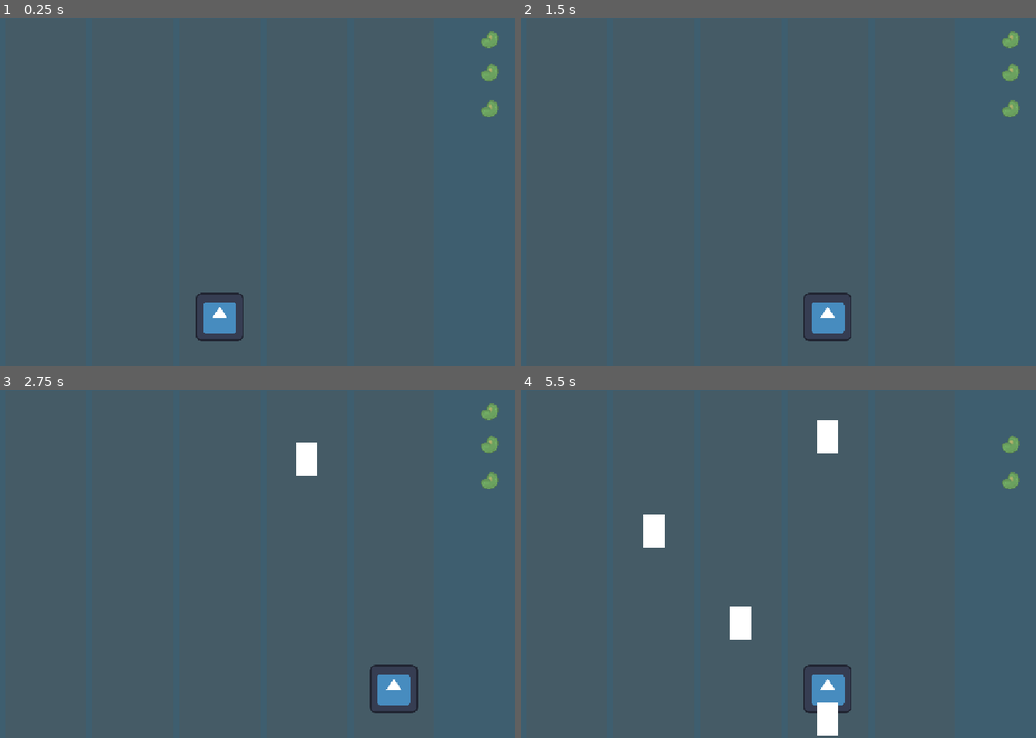
Above: before the commit, frames 1-4 (two rows, left to right).
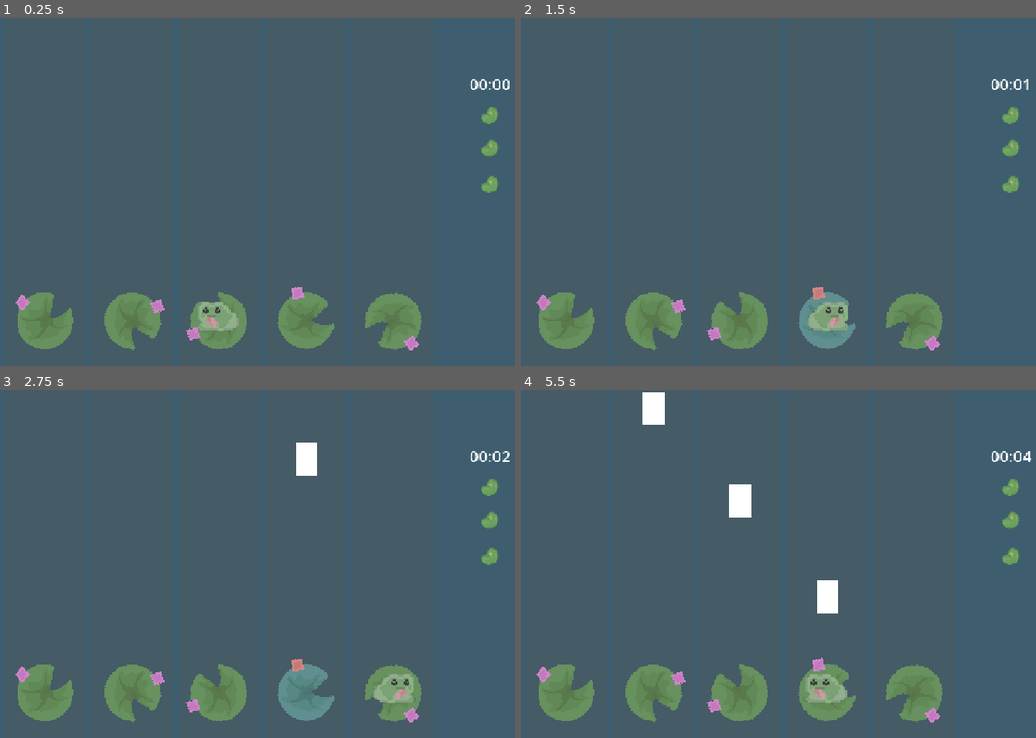
Above: after the commit, the same moments.

Repository: NK-1-10/hoppy-frog
Game: Godot game, scene res://game/game.tscn
The game is run twice, just before and just after one commit, with the same random seed, the same clock (stepped at 60 frames per second) and the same inputs. This scene is started directly instead of the project's main scene. The engine's default icon, where the game draws it, is replaced by a stand-in: a white triangle on a blue panel in a dark square.
Inputs (mouse positions are in pixels of both pictures, inside the frame that each line leads up to):
- Up to frame 1 (0.25 s): no input
- Up to frame 2 (1.5 s): tap Enter at 0.5 s; move the mouse to (891, 174) at 0.52 s; hold Right (ui_right) 0.53-1.28 s; tap Alt at 0.6 s; click (891, 174) at 0.67 s; move the mouse to (634, 209) at 1.27 s; hold Down from 1.28 s (still down); tap Shift at 1.35 s
- Up to frame 3 (2.75 s): move the mouse to (298, 487) at 2.02 s; release Down at 2.03 s; hold Right (ui_right) from 2.03 s (still down); tap Alt at 2.1 s
- Up to frame 4 (5.5 s): move the mouse to (727, 633) at 2.77 s; release Right (ui_right) at 2.78 s; hold Up 2.78-3.53 s; tap Shift at 2.85, 4.35 s; click (727, 633) at 2.92 s; move the mouse to (943, 616) at 3.52 s; hold Left (ui_left) 3.53-5.03 s; tap Alt at 3.6, 5.1 s; tap P (pause, bound only after the commit) at 4.15 s; move the mouse to (572, 511) at 4.27 s; move the mouse to (788, 564) at 5.02 s; hold Down from 5.03 s (still down); click (788, 564) at 5.17 s

The runs differ from the first frame. In frame 1, 7.4% of the frame differs, in the area x 3-99%, y 3-96%; in frame 2, 7.3%; in frame 3, 7.4%; in frame 4, 9.8%, in the area x 3-100%, y 0-100%.

Commit message:
basic requierments added
added screen shake, invincability after hit, pause menu aswell as frog jumping and lilypad assets

Diff:
--- /dev/null
+++ b/game/camera_2d.gd
@@ -0,0 +1,17 @@
+extends Camera2D
+
+var shake = 0
+var decay = 30
+
+func _ready() -> void:
+	Signals.landed.connect(add_shake)
+
+func add_shake():
+	shake = 1
+
+func _process(delta):
+	if shake > 0:
+		offset = Vector2(randf_range(-shake, shake), randf_range(-shake, shake))
+		shake = max(shake - decay * delta, 0)
+	else:
+		offset = Vector2.ZERO
--- a/game/game.gd
+++ b/game/game.gd
@@ -10,7 +10,10 @@
 @onready var death_screen = $ui/death/ColorRect
 @onready var r = $ui/death/Button
 
+
+
 func _ready() -> void:
+	Global.playing = true
 	Signals.hp.connect(heartChange)
 	h1.visible = true; h2.visible = true; h3.visible = true
 	death_screen.visible = false
--- a/game/game.tscn
+++ b/game/game.tscn
@@ -2,14 +2,48 @@
 
 [ext_resource type="PackedScene" uid="uid://iatpoa1awkpa" path="res://objects/frog.tscn" id="1_l1rk1"]
 [ext_resource type="Script" uid="uid://5jk5p7ctqku4" path="res://game/game.gd" id="1_vasa2"]
+[ext_resource type="Script" uid="uid://cbnypo7cuohk" path="res://game/ui.gd" id="2_j8tme"]
 [ext_resource type="Texture2D" uid="uid://xg6h4vl0f338" path="res://assets/bean.PNG" id="3_h7iqs"]
+[ext_resource type="Script" uid="uid://daaydhql1ip24" path="res://game/pads.gd" id="3_l8g03"]
+[ext_resource type="Script" uid="uid://if73iw7vb72t" path="res://game/pause.gd" id="4_3vho3"]
+[ext_resource type="Texture2D" uid="uid://5ktaeyb5qt2k" path="res://assets/zala l.PNG" id="4_y36n6"]
+[ext_resource type="Texture2D" uid="uid://7bbdsky5p4h0" path="res://assets/blue l.PNG" id="5_l8g03"]
+[ext_resource type="Texture2D" uid="uid://bhi3ymi04ng8x" path="res://assets/purple l.PNG" id="6_j8tme"]
+[ext_resource type="Texture2D" uid="uid://cy8mnfpd6fdi0" path="res://assets/pink l.PNG" id="7_3vho3"]
+[ext_resource type="Texture2D" uid="uid://gf24iw3gpm25" path="res://assets/red l.PNG" id="8_qf6n1"]
+[ext_resource type="Script" uid="uid://bx6hdpe1kkhv0" path="res://game/camera_2d.gd" id="12_qf6n1"]
+
+[sub_resource type="SpriteFrames" id="SpriteFrames_vsp63"]
+animations = [{
+"frames": [{
+"duration": 1.0,
+"texture": ExtResource("4_y36n6")
+}, {
+"duration": 1.0,
+"texture": ExtResource("5_l8g03")
+}, {
+"duration": 1.0,
+"texture": ExtResource("6_j8tme")
+}, {
+"duration": 1.0,
+"texture": ExtResource("7_3vho3")
+}, {
+"duration": 1.0,
+"texture": ExtResource("8_qf6n1")
+}],
+"loop": true,
+"name": &"default",
+"speed": 5.0
+}]
 
 [node name="game" type="Node2D" unique_id=264259709]
 script = ExtResource("1_vasa2")
 
 [node name="ColorRect" type="ColorRect" parent="." unique_id=389525048]
-offset_right = 1152.0
-offset_bottom = 648.0
+offset_left = -69.0
+offset_top = -57.0
+offset_right = 1238.0
+offset_bottom = 731.0
 color = Color(0.24228424, 0.36943075, 0.43667513, 1)
 
 [node name="lanes" type="HBoxContainer" parent="." unique_id=574115246]
@@ -75,28 +109,26 @@
 [node name="lane" type="Marker2D" parent="lanes/five" unique_id=423488480]
 position = Vector2(75, 555)
 
-[node name="frog" parent="." unique_id=403759129 instance=ExtResource("1_l1rk1")]
-position = Vector2(546, 557.00006)
-scale = Vector2(0.7, 0.7)
-
 [node name="addCar" type="Timer" parent="." unique_id=2023098942]
 autostart = true
 
 [node name="ui" type="CanvasLayer" parent="." unique_id=1876907931]
+script = ExtResource("2_j8tme")
 
 [node name="Bean" type="Sprite2D" parent="ui" unique_id=1830566693]
-position = Vector2(1048, 40)
+position = Vector2(1048, 181)
 texture = ExtResource("3_h7iqs")
 
 [node name="Bean2" type="Sprite2D" parent="ui" unique_id=1230219878]
-position = Vector2(1048, 101)
+position = Vector2(1048, 242)
 texture = ExtResource("3_h7iqs")
 
 [node name="Bean3" type="Sprite2D" parent="ui" unique_id=1825888926]
-position = Vector2(1048, 169)
+position = Vector2(1048, 310)
 texture = ExtResource("3_h7iqs")
 
 [node name="death" type="Node2D" parent="ui" unique_id=2026537542]
+visible = false
 
 [node name="ColorRect" type="ColorRect" parent="ui/death" unique_id=156127788]
 offset_right = 1153.0
@@ -117,5 +149,62 @@
 theme_override_font_sizes/font_size = 50
 text = "Restart"
 
+[node name="tim" type="Label" parent="ui" unique_id=127678025]
+offset_left = 1011.0
+offset_top = 101.0
+offset_right = 1088.0
+offset_bottom = 143.0
+theme_override_font_sizes/font_size = 30
+text = "00:00"
+
+[node name="pause" type="Control" parent="ui" unique_id=2143695761]
+process_mode = 3
+layout_mode = 3
+anchors_preset = 0
+offset_right = 40.0
+offset_bottom = 40.0
+script = ExtResource("4_3vho3")
+
+[node name="pads" type="Node2D" parent="." unique_id=1079923828]
+position = Vector2(0, 8)
+script = ExtResource("3_l8g03")
+
+[node name="first" type="AnimatedSprite2D" parent="pads" unique_id=515834726]
+position = Vector2(229, 557)
+scale = Vector2(2, 2)
+sprite_frames = SubResource("SpriteFrames_vsp63")
+
+[node name="second" type="AnimatedSprite2D" parent="pads" unique_id=806841163]
+position = Vector2(381, 557)
+rotation = 1.9434206
+scale = Vector2(2, 2)
+sprite_frames = SubResource("SpriteFrames_vsp63")
+
+[node name="third" type="AnimatedSprite2D" parent="pads" unique_id=1803596304]
+position = Vector2(546, 557)
+rotation = -1.1408248
+scale = Vector2(2, 2)
+sprite_frames = SubResource("SpriteFrames_vsp63")
+
+[node name="forth" type="AnimatedSprite2D" parent="pads" unique_id=726652831]
+position = Vector2(704.9079, 557)
+rotation = 0.5953311
+scale = Vector2(2, 2)
+sprite_frames = SubResource("SpriteFrames_vsp63")
+
+[node name="fifth" type="AnimatedSprite2D" parent="pads" unique_id=816344992]
+position = Vector2(869.9079, 557)
+rotation = -2.9316611
+scale = Vector2(2, 2)
+sprite_frames = SubResource("SpriteFrames_vsp63")
+
+[node name="frog" parent="." unique_id=403759129 instance=ExtResource("1_l1rk1")]
+position = Vector2(546, 557.00006)
+scale = Vector2(0.7, 0.7)
+
+[node name="Camera2D" type="Camera2D" parent="." unique_id=1149231079]
+position = Vector2(577, 325)
+script = ExtResource("12_qf6n1")
+
 [connection signal="timeout" from="addCar" to="." method="_on_add_car_timeout"]
 [connection signal="pressed" from="ui/death/Button" to="." method="_on_button_pressed"]
--- a/game/global.gd
+++ b/game/global.gd
@@ -2,6 +2,8 @@
 var hearts = 3
 var speed = 350
 var currentx = 546
+var time = 0
+var playing = false
 
 func _ready() -> void:
 
--- /dev/null
+++ b/game/pads.gd
@@ -0,0 +1,33 @@
+extends Node2D
+@onready var lilies = [$first, $second, $third, $forth, $fifth]
+var locations = [222,384, 546,708, 870 ]
+
+func _ready() -> void:
+	Signals.landed.connect(change)
+	for n in 5:
+		lilies[n].frame = 0
+		lilies[n].position.x = locations[n]
+
+func _process(delta: float) -> void:
+	pass
+
+func change():
+	var roll = randi_range(1,5)
+	var pos = $"../frog".position.x
+	var pad
+	for n in 5:
+		if pos == locations[n]:
+			pad = lilies[n]
+	if  roll == 2 || roll == 4:
+		pad.frame = 0
+		bobble(pad)
+	else:
+		var r = randi_range(1, 4)
+		pad.frame = r
+		bobble(pad)
+
+
+func bobble(pad):
+	var tween = create_tween()
+	tween.tween_property(pad, "scale", Vector2(2.15, 2.15), 0.08).set_ease(Tween.EASE_OUT)
+	tween.tween_property(pad, "scale", Vector2(2, 2), 0.08).set_trans(Tween.TRANS_ELASTIC).set_ease(Tween.EASE_OUT)
--- /dev/null
+++ b/game/pause.gd
@@ -0,0 +1,10 @@
+extends Control
+var paused = false
+
+func _ready() -> void:
+	paused = false
+
+func _process(delta: float) -> void:
+	if Input.is_action_just_pressed("pause") and Global.hearts > 0:
+		get_tree().paused = !get_tree().paused
+		visible = get_tree().paused
--- a/game/signals.gd
+++ b/game/signals.gd
@@ -1,3 +1,4 @@
 extends Node
 
 signal hp()
+signal landed(where)
--- /dev/null
+++ b/game/ui.gd
@@ -0,0 +1,17 @@
+extends CanvasLayer
+
+@onready var time = $tim
+var min = 0 ; var sec = 0
+
+func _ready() -> void:
+	Global.time = 0
+	min = 0 ; sec = 0
+
+func _process(delta: float) -> void:
+	if Global.playing:
+		Global.time += delta
+		update_time()
+
+func update_time():
+	var total = int(Global.time)
+	time.text = "%02d:%02d" % [total / 60, total % 60]
--- a/objects/frog.gd
+++ b/objects/frog.gd
@@ -1,7 +1,8 @@
 extends CharacterBody2D
 @onready var frog = $"."
 var moving = false
-
+var can_hurt = true
+var stunned = false
 
 var y = 557
 
@@ -10,19 +11,25 @@
 
 
 func _physics_process(delta: float) -> void:
-	if Input.is_action_just_pressed("ui_right") and not moving:
+	if Input.is_action_just_pressed("ui_right") and not moving and not stunned:
 		if Global.currentx == 870:
 			return
-		else: jump("right")
-	elif Input.is_action_just_pressed("ui_left") and not moving:
+		else:
+			jump("right")
+			$Sprite2D.flip_h = true
+	elif Input.is_action_just_pressed("ui_left") and not moving and not stunned:
 		if Global.currentx == 222:
 			return
-		else: jump("left")
+		else:
+			jump("left")
+			$Sprite2D.flip_h = false
+
 
 
 func jump(where):
 	moving = true
-	var height = -30
+	$Sprite2D.frame = 1
+	var height = -40
 	var how_much
 	var s = 162
 	if where == "right":
@@ -35,11 +42,21 @@
 	tween.tween_property(self, "position:x", Global.currentx , 0.5)
 	tween2.tween_property(self, "position:y", y, 0.25)
 	await tween.finished
+	$Sprite2D.frame = 0
+	print(Global.currentx)
+	Signals.landed.emit()
 	moving = false
 
 
-
-
 func _on_area_2d_body_entered(body: Node2D) -> void:
-	if body.is_in_group("avoidable"):
+	if body.is_in_group("avoidable") and can_hurt and not stunned:
 		Global.Loosehearts()
+		can_hurt = false
+		stunned= true
+		for i in 6:
+			self.visible = false
+			await get_tree().create_timer(0.08).timeout
+			self.visible = true
+			await get_tree().create_timer(0.08).timeout
+		can_hurt = true
+		stunned= false
--- a/objects/frog.tscn
+++ b/objects/frog.tscn
@@ -1,10 +1,25 @@
 [gd_scene format=3 uid="uid://iatpoa1awkpa"]
 
-[ext_resource type="Texture2D" uid="uid://do287rx7v6vl2" path="res://icon.svg" id="1_bavf7"]
 [ext_resource type="Script" uid="uid://b1trturqktayn" path="res://objects/frog.gd" id="1_vnw7q"]
+[ext_resource type="Texture2D" uid="uid://dhkxpfkkg3efr" path="res://assets/still.PNG" id="2_yxo3l"]
+[ext_resource type="Texture2D" uid="uid://b3ve05028u5c8" path="res://assets/leciens.PNG" id="3_3htcn"]
 
-[sub_resource type="RectangleShape2D" id="RectangleShape2D_vnw7q"]
-size = Vector2(127, 127)
+[sub_resource type="SpriteFrames" id="SpriteFrames_3t4by"]
+animations = [{
+"frames": [{
+"duration": 1.0,
+"texture": ExtResource("2_yxo3l")
+}, {
+"duration": 1.0,
+"texture": ExtResource("3_3htcn")
+}],
+"loop": true,
+"name": &"default",
+"speed": 5.0
+}]
+
+[sub_resource type="CircleShape2D" id="CircleShape2D_yxo3l"]
+radius = 66.50188
 
 [sub_resource type="CircleShape2D" id="CircleShape2D_vnw7q"]
 radius = 106.23088
@@ -12,14 +27,15 @@
 [node name="frog" type="CharacterBody2D" unique_id=403759129]
 script = ExtResource("1_vnw7q")
 
-[node name="Sprite2D" type="Sprite2D" parent="." unique_id=1560763733]
-texture = ExtResource("1_bavf7")
+[node name="Sprite2D" type="AnimatedSprite2D" parent="." unique_id=844650119]
+scale = Vector2(4, 4)
+sprite_frames = SubResource("SpriteFrames_3t4by")
 
 [node name="Area2D" type="Area2D" parent="." unique_id=1523000876]
 
 [node name="CollisionShape2D" type="CollisionShape2D" parent="Area2D" unique_id=1419179431]
 position = Vector2(-0.5, -0.5)
-shape = SubResource("RectangleShape2D_vnw7q")
+shape = SubResource("CircleShape2D_yxo3l")
 
 [node name="CollisionShape2D" type="CollisionShape2D" parent="." unique_id=1988924621]
 shape = SubResource("CircleShape2D_vnw7q")
--- a/project.godot
+++ b/project.godot
@@ -33,6 +33,14 @@
 
 avoidable=""
 
+[input]
+
+pause={
+"deadzone": 0.2,
+"events": [Object(InputEventKey,"resource_local_to_scene":false,"resource_name":"","device":-1,"window_id":0,"alt_pressed":false,"shift_pressed":false,"ctrl_pressed":false,"meta_pressed":false,"pressed":false,"keycode":0,"physical_keycode":80,"key_label":0,"unicode":112,"location":0,"echo":false,"script":null)
+]
+}
+
 [physics]
 
 3d/physics_engine="Jolt Physics"
Binary file added: assets/blue l.PNG
Not shown, added: assets/blue l.PNG.import
Binary file added: assets/leciens.PNG
Not shown, added: assets/leciens.PNG.import
Binary file added: assets/pink l.PNG
Not shown, added: assets/pink l.PNG.import
Binary file added: assets/purple l.PNG
Not shown, added: assets/purple l.PNG.import
Binary file added: assets/red l.PNG
Not shown, added: assets/red l.PNG.import
Binary file added: assets/still.PNG
Not shown, added: assets/still.PNG.import
(and 8 more such lines)
